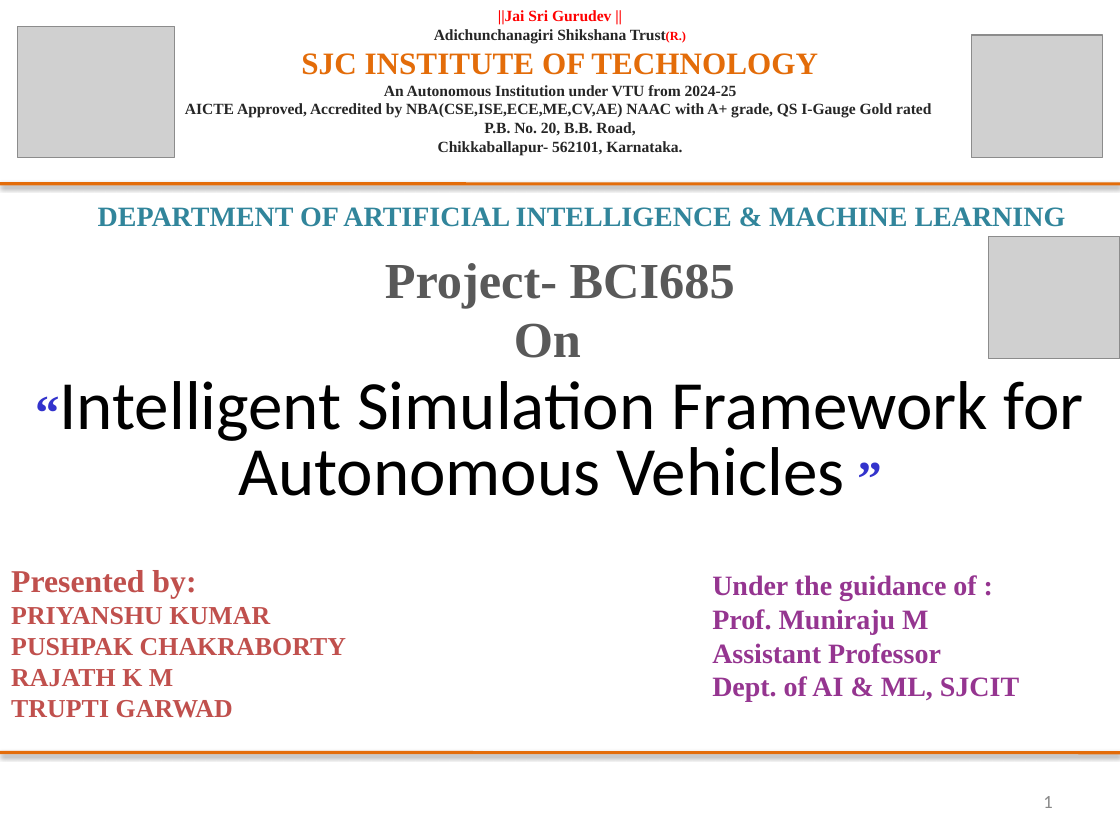
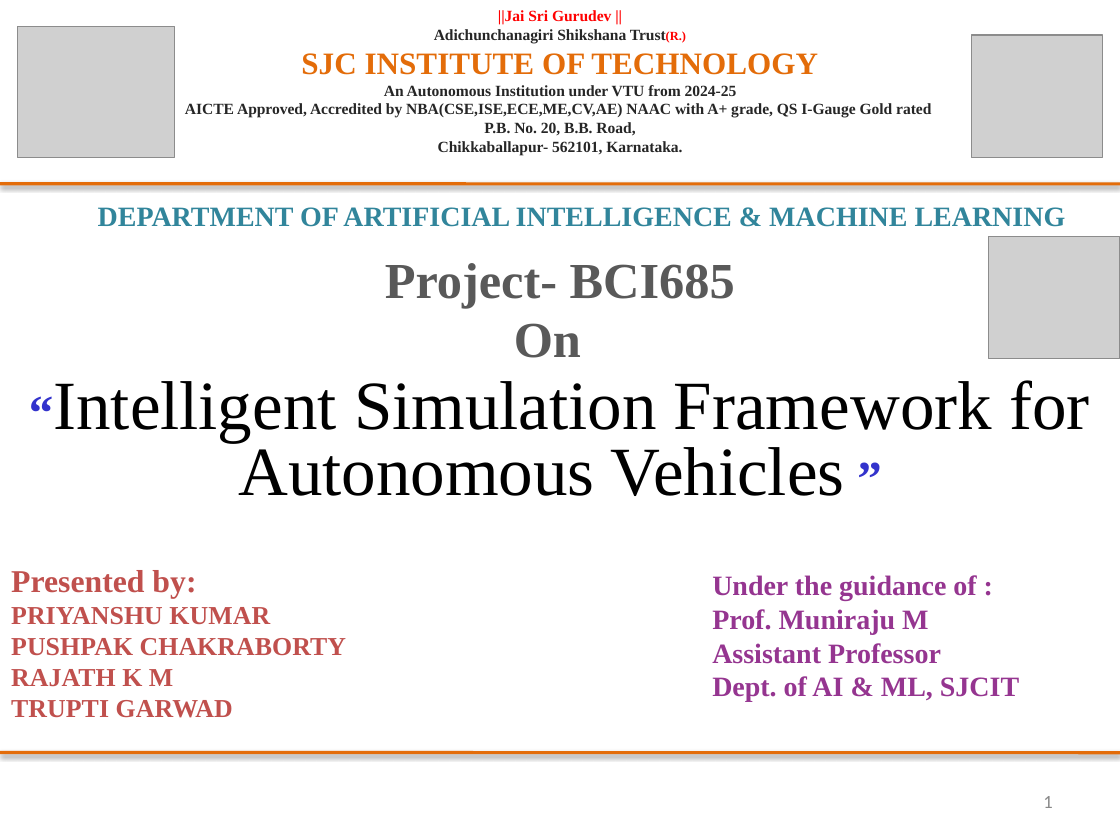
Before and after one commit to Pushpak1203/V2X-Communication, a slide deck: slide 1 of V2X Commu. Docx/PPT's/Presentaion1.pptx. Drawn at 1120x840 pixels with LibreOffice and Linux fonts; fonts in the diff are those of the drawing; grey boxes stand for pictures. Boxes give left, top, right and bottom in pixels: in the first picture for what was removed or moved away, otherwise in the second. Text is boxed around its words. In the diff, an @@ line names an element or a change of style, - is before the commit and + after.

```diff
--- a/V2X Commu. Docx/PPT's/Presentaion1.pptx
+++ b/V2X Commu. Docx/PPT's/Presentaion1.pptx
@@ subtitle at [53, 380, 1090, 496]: font Calibri to Times New Roman in "“Intelligent Simulation Framework for Autonomous Vehicles" @@
```
Also in this commit, not shown: 5 other slides changed, 1 slide added, 1 other file.
